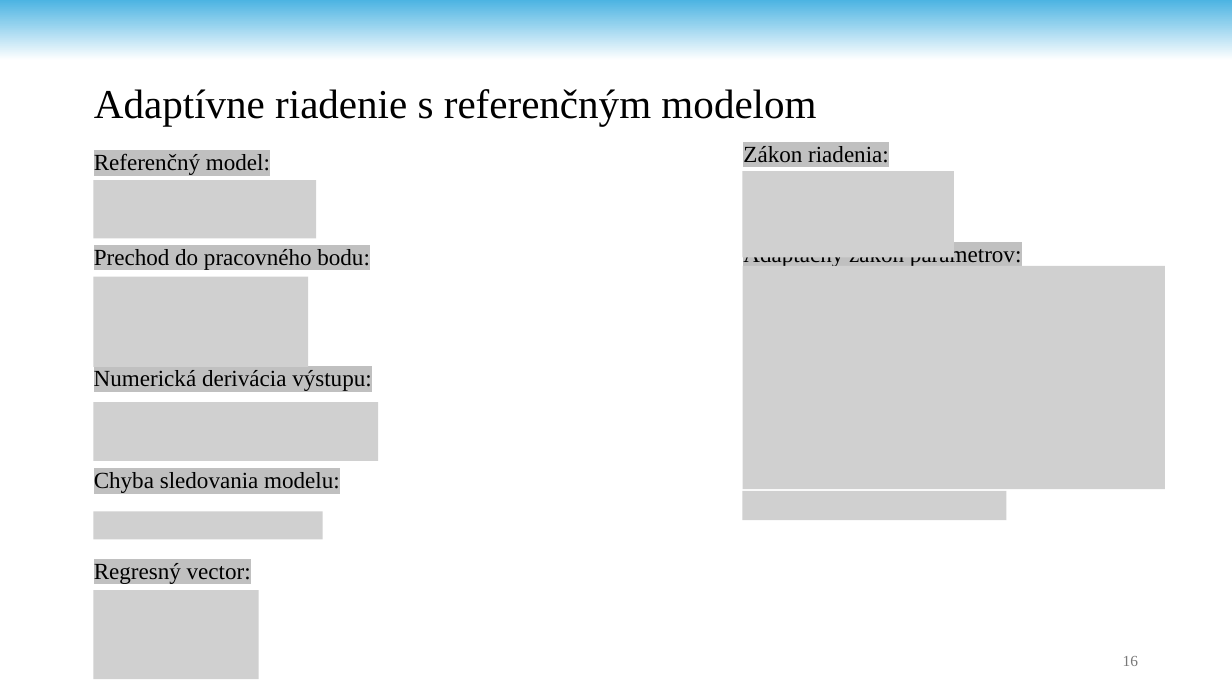
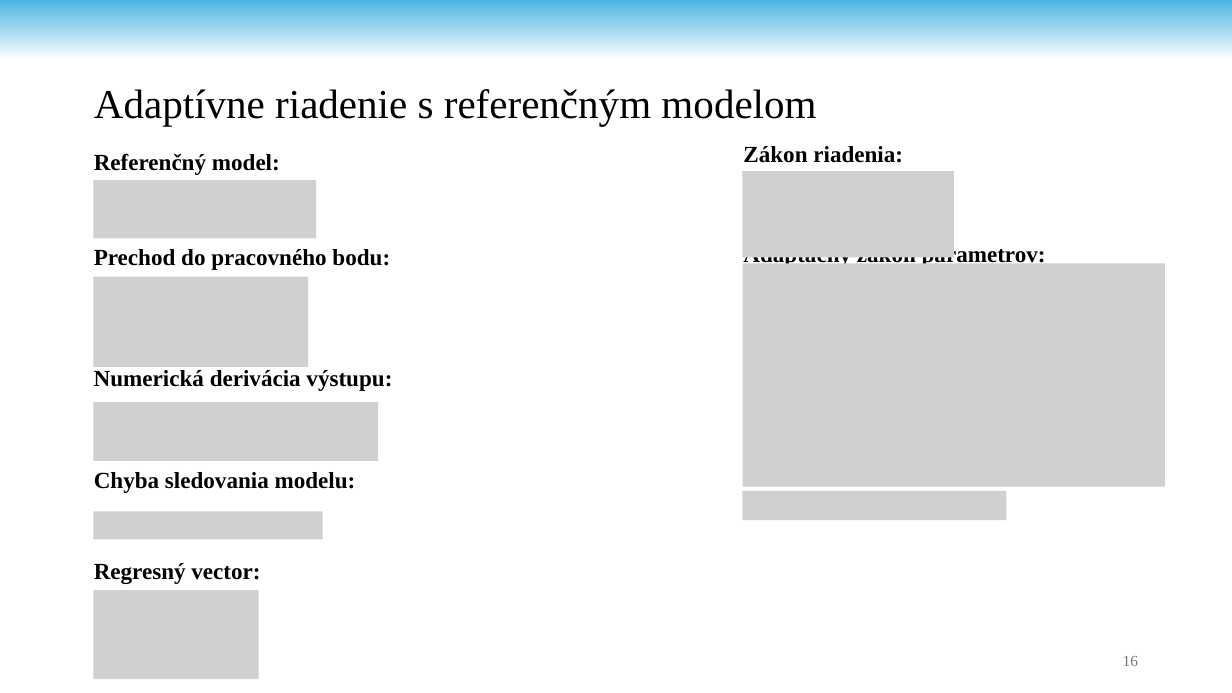
Before and after one commit to andrii-stoliar/DP-Stoliar, a slide deck: slide 16 of Prez/Prez.pptx. Drawn at 1232x693 pixels with LibreOffice and Linux fonts; fonts in the diff are those of the drawing; grey boxes stand for pictures; background and template pictures are left out. Boxes give left, top, right and bottom in pixels: in the first picture for what was removed or moved away, otherwise in the second. Text is boxed around its words. In the diff, an @@ line names an element or a change of style, - is before the commit and + after.

```diff
--- a/Prez/Prez.pptx
+++ b/Prez/Prez.pptx
@@ highlight #C0C0C0 to none, bold on in 7 elements at bbox=[94, 153, 280, 175], bbox=[94, 472, 356, 493], bbox=[94, 563, 260, 584], bbox=[743, 146, 903, 163], bbox=[743, 244, 1046, 264], bbox=[94, 370, 392, 391], bbox=[94, 249, 390, 270] @@
```
Also in this commit, not shown: 6 other slides changed, 6 other files.
